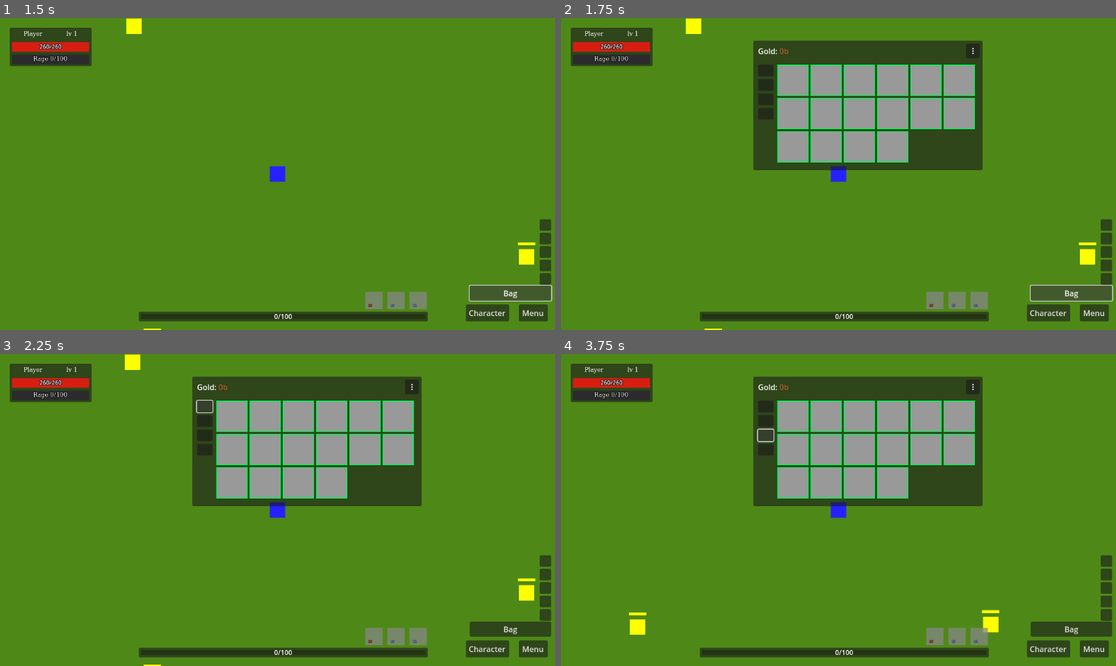
Above: before the commit, frames 1-4 (two rows, left to right).
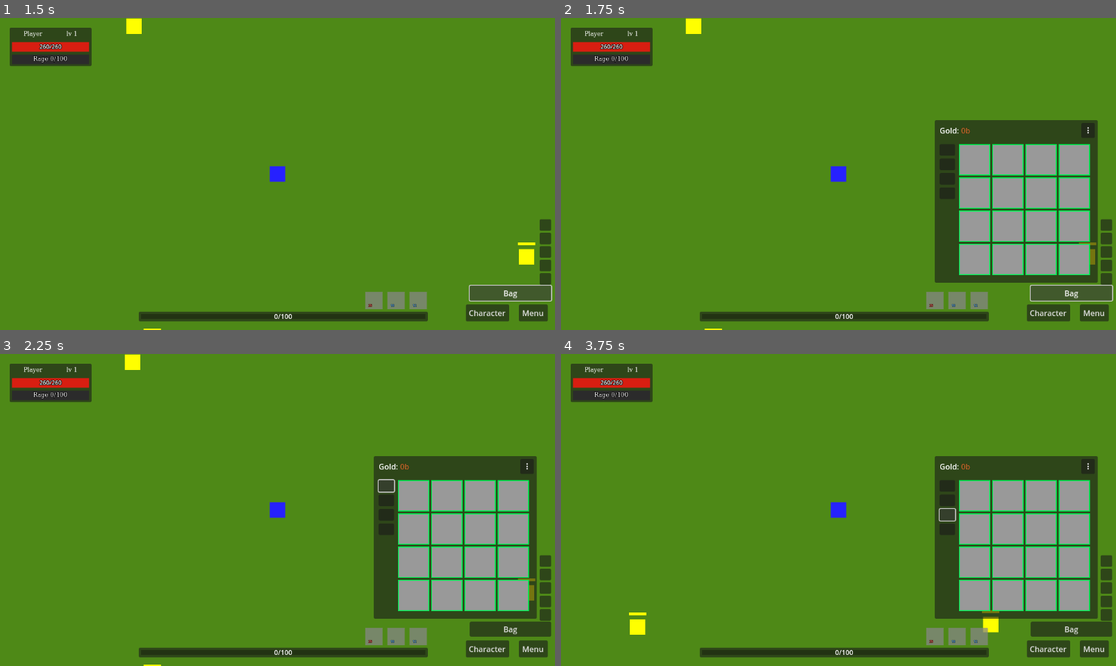
Above: after the commit, the same moments.

Repository: denisshkytko/mmo-mvp-godot
Game: Godot game, scene res://game/scenes/Main.tscn
Same seed, same stepped clock (60 frames per second), same inputs: the game is played once before the commit and once after it. This scene is started directly instead of the project's main scene. The engine's default icon, where the game draws it, is replaced by a stand-in: a white triangle on a blue panel in a dark square.
Inputs (mouse positions are in pixels of both pictures, inside the frame that each line leads up to; where the layout moved, square brackets give the same spot in the first picture):
- Up to frame 1 (1.5 s): drag from (416, 301) to (88, 326) at 0.52 s; click "Bag" at 1.25 s
- Up to frame 2 (1.75 s): no input
- Up to frame 3 (2.25 s): click (388, 485) [205, 407] at 2 s
- Up to frame 4 (3.75 s): click (949, 500) [766, 419] at 2.75 s; click (949, 516) [766, 435] at 3.5 s

Frame 1 is identical in both runs. In frame 2, 31% of the frame differs, in the area x 34-97%, y 7-85%; in frame 3, 31%; in frame 4, 31%.

Commit message:
Restore inventory anchor and stabilize layout

Diff:
--- a/ui/game/hud/inventory_hud.gd
+++ b/ui/game/hud/inventory_hud.gd
@@ -126,14 +126,14 @@
 	_hook_slot_panels()
 	_auto_bind_player()
 	_load_grid_columns()
+	# Capture the bottom-right anchor based on where you placed the panel in the scene.
+	# This anchor will be used for all future resizes so the panel grows up+left.
+	await get_tree().process_frame
+	var rect := panel.get_global_rect()
+	_panel_anchor_br = rect.position + rect.size
+	_panel_anchor_valid = true
 	await _force_initial_layout()
 	_refresh()
-	# Capture the bottom-right anchor after at least one refresh so the rect is valid.
-	await get_tree().process_frame
-	var rect := panel.get_global_rect()
-	if rect.size.x > 10.0 and rect.size.y > 10.0:
-		_panel_anchor_br = rect.position + rect.size
-		_panel_anchor_valid = true
 
 func set_player(p: Node) -> void:
 	player = p
@@ -197,12 +197,7 @@
 		_last_applied_columns = -1
 		_refresh()
 		await get_tree().process_frame
-		var rect := panel.get_global_rect()
-		if rect.size.x > 10.0 and rect.size.y > 10.0:
-			_panel_anchor_br = rect.position + rect.size
-			_panel_anchor_valid = true
 		_layout_dirty = true
-		_last_applied_columns = -1
 		_refresh()
 
 func _on_bag_button_pressed() -> void:
